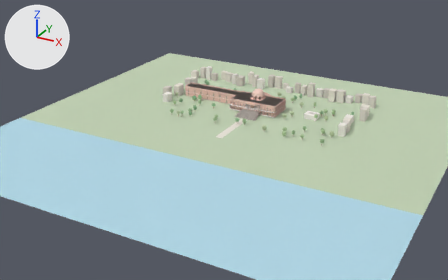
Renders of the glTF model public/models/ahsan-manzil-lod2.glb from each side of a commit.
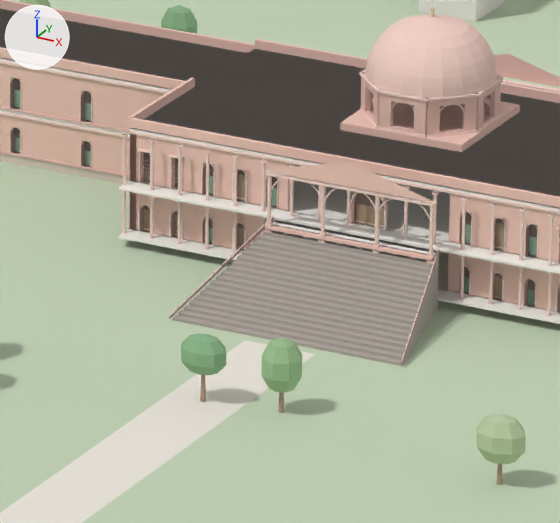
Old and new are each drawn from a camera (50 mm lens) standing at (323.2, -604.7, 254.9) and looking at (17.1, -48.2, -23.3) and again close up on the part from 49% to 60% of the width and 31% to 48% of the height. Arrows for +X, +Y and +Z are at upper left; the lights stay in place. The older version's two pictures come first. Vertices at exactly the same position are counted once.

Names of what the first close-up shows: 'Andarmahal', 'Dome', 'Dome_Drum', 'Parapet', 'Portico_S', 'Rangmahal_FF', 'Rangmahal_GF', 'Site_Approach', 'Site_Ground', 'Site_Trees', 'Stair_S', 'Veranda_S' and 3 more.
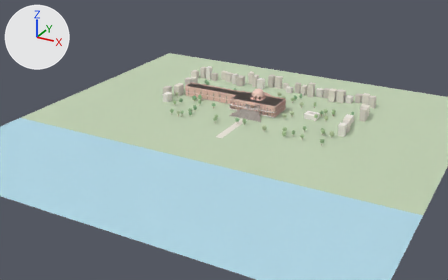
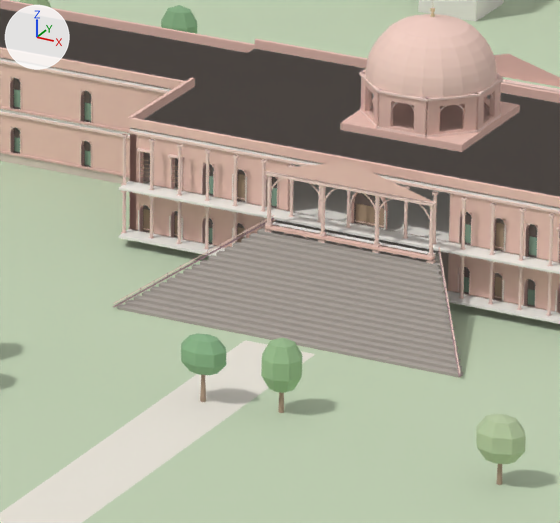
Boxes [x1, y1, x2, y2] around the edits, measured in the close-ups (560 x 523 px; the box of a moved part takes in the faces that stretch with it):
'Stair_S', reshaped (29% wider, 8% taller): before [169, 215, 440, 366]; after [113, 215, 463, 378]
part 1 of me_stair_s, moved or reshaped: before [173, 315, 405, 366]; after [117, 304, 463, 378]
part 2 of me_stair_s, moved or reshaped: before [178, 310, 407, 361]; after [125, 300, 462, 372]
part 3 of me_stair_s, moved or reshaped: before [184, 305, 408, 358]; after [134, 295, 461, 365]
part 4 of me_stair_s, moved or reshaped: before [189, 300, 410, 356]; after [142, 291, 459, 359]
part 5 of me_stair_s, moved or reshaped: before [194, 295, 412, 353]; after [150, 286, 458, 352]
part 6 of me_stair_s, moved or reshaped: before [200, 290, 414, 350]; after [159, 282, 457, 346]
part 7 of me_stair_s, moved or reshaped: before [205, 285, 416, 347]; after [167, 277, 455, 339]
part 8 of me_stair_s, moved or reshaped: before [210, 280, 418, 344]; after [175, 273, 454, 332]
part 9 of me_stair_s, moved or reshaped: before [216, 275, 419, 341]; after [183, 268, 453, 326]
part 10 of me_stair_s, moved or reshaped: before [221, 270, 421, 338]; after [192, 264, 452, 320]
part 11 of me_stair_s, moved or reshaped: before [226, 265, 423, 335]; after [200, 259, 448, 313]
part 12 of me_stair_s, moved or reshaped: before [232, 260, 425, 333]; after [208, 255, 447, 307]
part 13 of me_stair_s, moved or reshaped: before [237, 255, 427, 330]; after [216, 251, 446, 301]
part 14 of me_stair_s, moved or reshaped: before [242, 250, 428, 326]; after [225, 246, 445, 294]
part 15 of me_stair_s, moved or reshaped: before [247, 245, 430, 324]; after [233, 242, 444, 288]
part 16 of me_stair_s, moved or reshaped: before [253, 240, 432, 321]; after [241, 237, 443, 282]
part 17 of me_stair_s, moved or reshaped: before [258, 235, 434, 318]; after [249, 233, 442, 275]
part 18 of me_stair_s, moved or reshaped: before [273, 230, 437, 313]; after [273, 230, 440, 263]
part 19 of me_stair_s, moved or reshaped: before [400, 247, 440, 365]; after [438, 247, 461, 377]
part 20 of me_stair_s, moved or reshaped: before [169, 215, 275, 319]; after [113, 215, 274, 307]

Edits to the bpy script that builds the scene:
```text
Change me_stair_s:
    used by ob_stair_s; location = (0.0, 0.0, 0.0)
    remove me_stair_s.from_pydata(...)  # 500 vertices, 816 faces; spans x 21.5..48.1, y -33.1..-16.7, z 0.0..7.0
    add me_stair_s.from_pydata(...)  # 500 vertices, 816 faces; spans x 15.0..54.6, y -33.1..-16.7, z 0.0..7.0
    me_stair_s part 1: the loose piece of 8 vertices spanning x 21.8..47.8, y -32.7..-31.9, z 0.0..0.3 is scaled about its middle by (1.5, 1, 1)
    me_stair_s part 2: the loose piece of 8 vertices spanning x 22.0..47.6, y -31.9..-31.1, z 0.0..0.6 is scaled about its middle by (1.48, 1, 1)
    me_stair_s part 3: the loose piece of 8 vertices spanning x 22.2..47.4, y -31.1..-30.3, z 0.0..1.0 is scaled about its middle by (1.46, 1, 1)
    me_stair_s part 4: the loose piece of 8 vertices spanning x 22.4..47.2, y -30.3..-29.5, z 0.0..1.3 is scaled about its middle by (1.44, 1, 1)
    me_stair_s part 5: the loose piece of 8 vertices spanning x 22.6..47.0, y -29.5..-28.7, z 0.0..1.6 is scaled about its middle by (1.42, 1, 1)
    me_stair_s part 6: the loose piece of 8 vertices spanning x 22.8..46.8, y -28.7..-27.9, z 0.0..1.9 is scaled about its middle by (1.4, 1, 1)
    me_stair_s part 7: the loose piece of 8 vertices spanning x 23.0..46.6, y -27.9..-27.1, z 0.0..2.2 is scaled about its middle by (1.38, 1, 1)
    me_stair_s part 8: the loose piece of 8 vertices spanning x 23.2..46.4, y -27.1..-26.3, z 0.0..2.6 is scaled about its middle by (1.35, 1, 1)
    me_stair_s part 9: the loose piece of 8 vertices spanning x 23.4..46.2, y -26.3..-25.5, z 0.0..2.9 is scaled about its middle by (1.33, 1, 1)
    me_stair_s part 10: the loose piece of 8 vertices spanning x 23.6..46.0, y -25.5..-24.7, z 0.0..3.2 is scaled about its middle by (1.3, 1, 1)
    me_stair_s part 11: the loose piece of 8 vertices spanning x 23.7..45.9, y -24.7..-23.9, z 0.0..3.5 is scaled about its middle by (1.28, 1, 1)
    me_stair_s part 12: the loose piece of 8 vertices spanning x 23.9..45.7, y -23.9..-23.1, z 0.0..3.8 is scaled about its middle by (1.25, 1, 1)
    me_stair_s part 13: the loose piece of 8 vertices spanning x 24.1..45.5, y -23.1..-22.3, z 0.0..4.2 is scaled about its middle by (1.22, 1, 1)
    me_stair_s part 14: the loose piece of 8 vertices spanning x 24.3..45.3, y -22.3..-21.5, z 0.0..4.5 is scaled about its middle by (1.2, 1, 1)
    me_stair_s part 15: the loose piece of 8 vertices spanning x 24.5..45.1, y -21.5..-20.7, z 0.0..4.8 is scaled about its middle by (1.17, 1, 1)
    me_stair_s part 16: the loose piece of 8 vertices spanning x 24.7..44.9, y -20.7..-19.9, z 0.0..5.1 is scaled about its middle by (1.14, 1, 1)
    me_stair_s part 17: the loose piece of 8 vertices spanning x 24.9..44.7, y -19.9..-19.1, z 0.0..5.4 is scaled about its middle by (1.1, 1, 1)
    me_stair_s part 18: the loose piece of 8 vertices spanning x 25.3..44.3, y -18.3..-17.5, z 0.0..6.1 is scaled about its middle by (1.04, 1, 1)
    me_stair_s part 19: 162 of the vertices in x 44.6..48.1, y -33.1..-18.4, z 0.2..6.6 are multiplied about their middle by the matrix ((1.075, -0.377, -0.035), (0.378, 1.075, 0.039), (0.02, -0.049, 1.139)), then moved by (3.5, 0.0, 0.0)
    me_stair_s part 20: 8 of 500 vertices moved; they spanned x 21.5..21.7, y -33.1..-33.0, z 0.2..0.8 and now span x 15.0..15.2, y -33.1..-33.0, z 0.2..0.8; mean shift (-6.5, 0.0, 0.0); largest move (21.6, -33.0, 0.2) -> (15.1, -33.0, 0.2)
    other edits to the shape of me_stair_s do not show in these pictures
```
